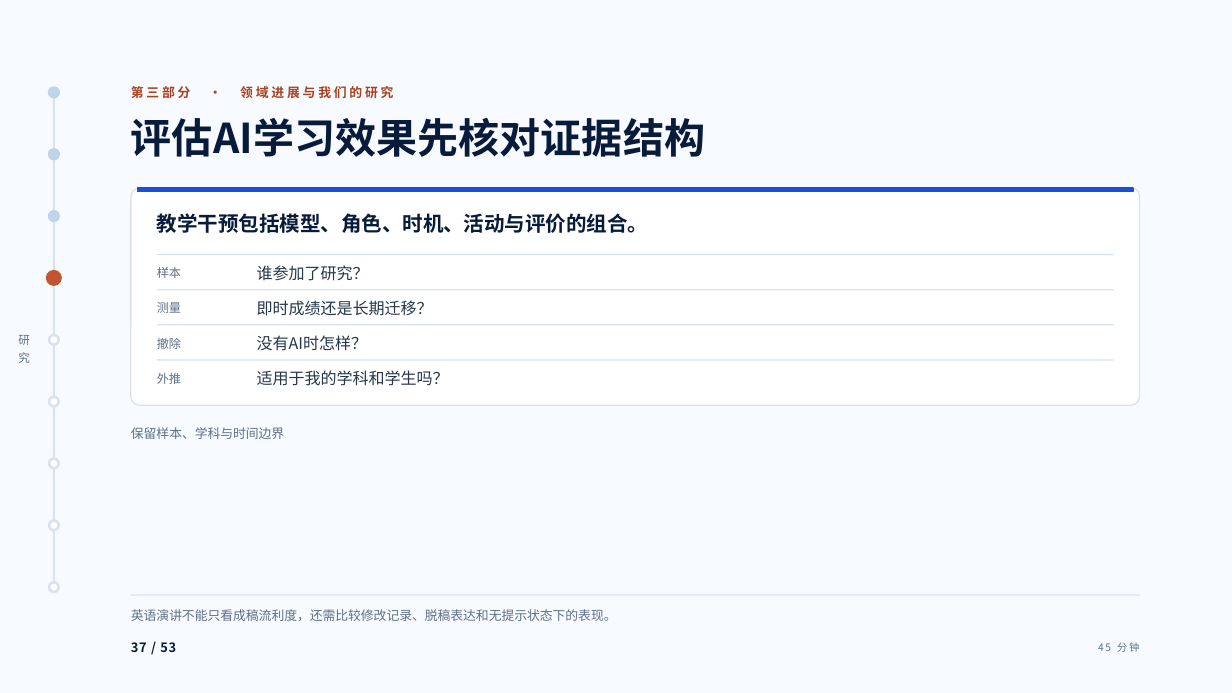
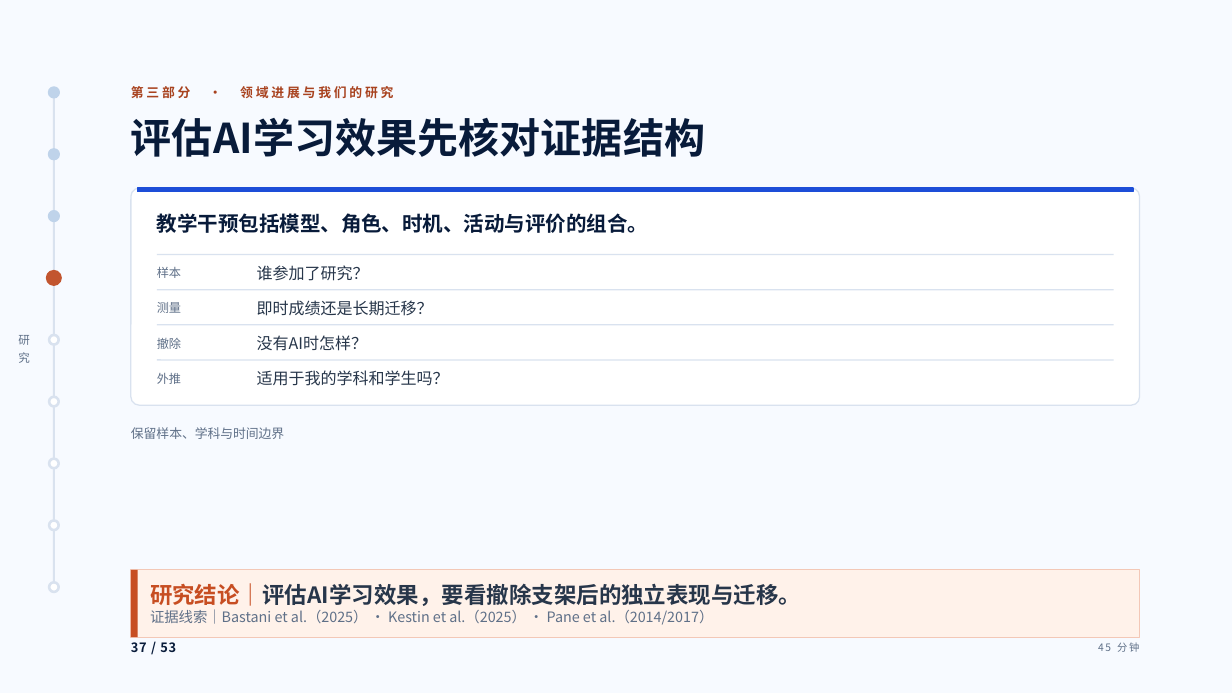
Before and after one commit to tonyxinvip/slides, a slide deck: slide 37 of student-ai-cognitive-division-2026/downloads/student-ai-cognitive-division-2026.pptx. Drawn at 1232x693 pixels with LibreOffice and Linux fonts; fonts in the diff are those of the drawing. Boxes give left, top, right and bottom in pixels: in the first picture for what was removed or moved away, otherwise in the second. Text is boxed around its words. In the diff, an @@ line names an element or a change of style, - is before the commit and + after.

```diff
--- a/student-ai-cognitive-division-2026/downloads/student-ai-cognitive-division-2026.pptx
+++ b/student-ai-cognitive-division-2026/downloads/student-ai-cognitive-division-2026.pptx
@@ rectangle "研究结论｜评估AI学习效果，要看撤除支架后的独立表现与迁移。": place and size @@
-rectangle "研究结论｜评估AI学习效果，要看撤除支架后的独立表现与迁移。" at (131, 609, 617, 621)
+rectangle "研究结论｜评估AI学习效果，要看撤除支架后的独立表现与迁移。" at (131, 570, 1141, 638)
@@ rectangle "研究结论｜评估AI学习效果，要看撤除支架后的独立表现与迁移。" at (131, 570, 1141, 638): vertical alignment top to middle; fill none to #FFF2EA; outline none to #F3C8B7 0.75 pt @@
@@ rectangle added at (131, 570, 138, 638), fill #C74E22 @@
@@ text in rectangle at (150, 583, 801, 625): text changed; size 10 to 11.2 pt @@
-英语演讲不能只看成稿流利度，还需比较修改记录、脱稿表达和无提示状态下的表现。
+研究结论｜评估AI学习效果，要看撤除支架后的独立表现与迁移。
+证据线索｜Bastani et al.（2025） · Kestin et al.（2025） · Pane et al.（2014/2017）
```
Also in this commit, not shown: 25 other slides changed, 57 other files.
